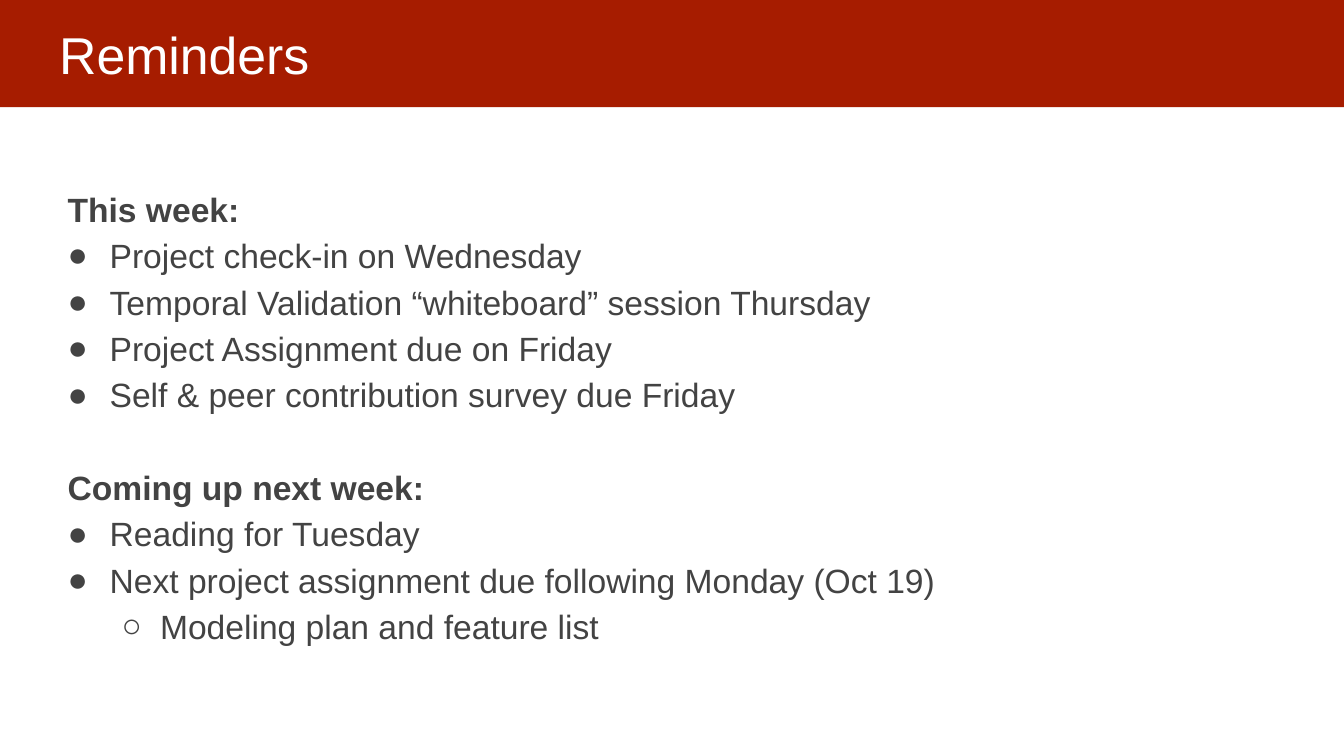
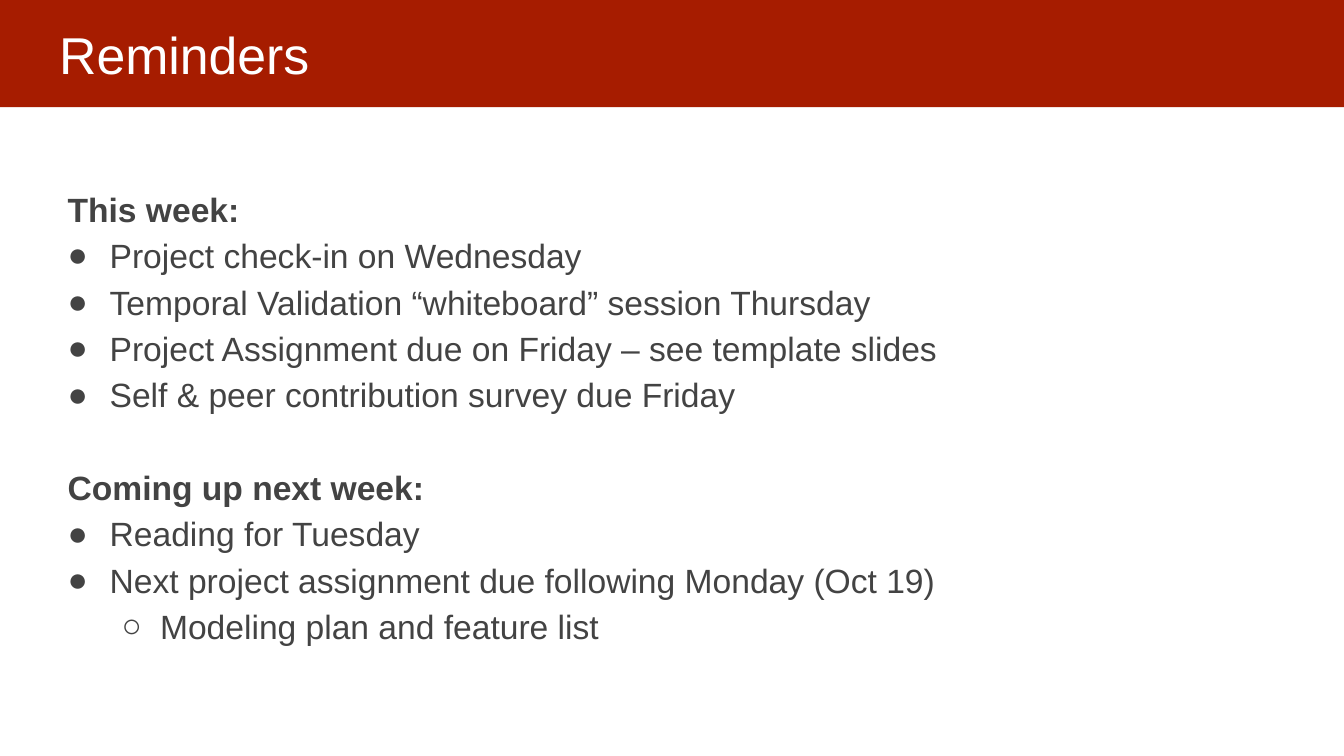
Before and after one commit to dssg/mlforpublicpolicylab, a slide deck: slide 3 of 06 - Performance and Evaluation Pt 1/Model Selection and Validation - Part I.pptx. Drawn at 1344x756 pixels with LibreOffice and Linux fonts; fonts in the diff are those of the drawing. Boxes give left, top, right and bottom in pixels: in the first picture for what was removed or moved away, otherwise in the second. Text is boxed around its words. In the diff, an @@ line names an element or a change of style, - is before the commit and + after.

```diff
--- a/06 - Performance and Evaluation Pt 1/Model Selection and Validation - Part I.pptx
+++ b/06 - Performance and Evaluation Pt 1/Model Selection and Validation - Part I.pptx
@@ text at box(110, 336, 937, 368): text changed @@
-● Project Assignment due on Friday
+● Project Assignment due on Friday – see template slides
```
Also in this commit, not shown: 3 other slides changed, 6 slides added.
